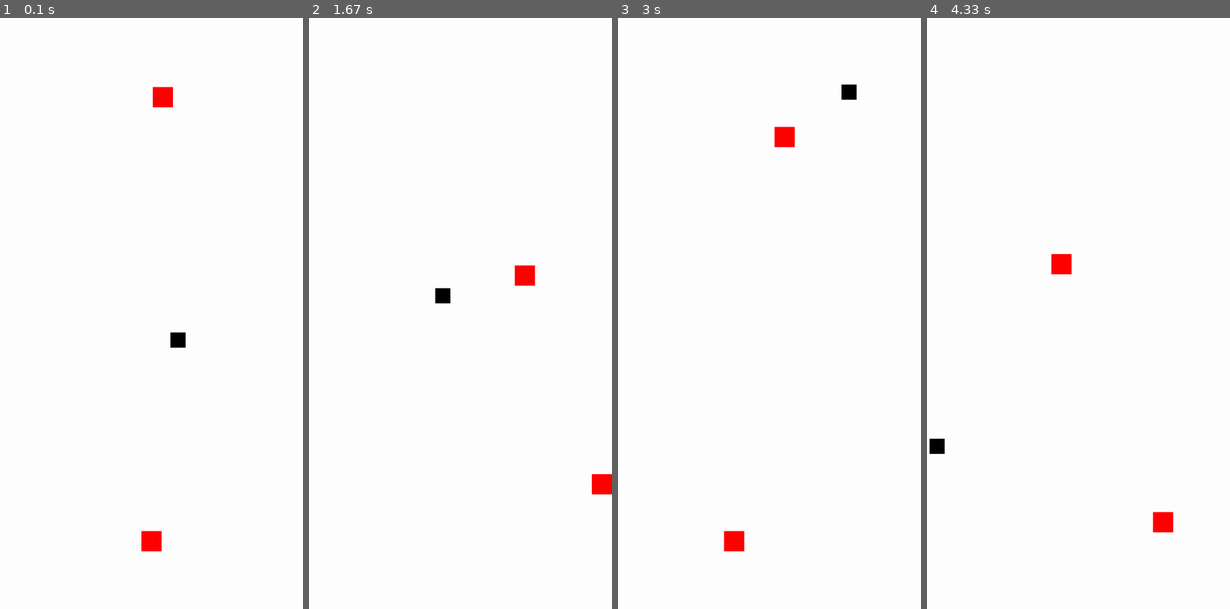
Above: before the commit, frames 1-4 (left to right).
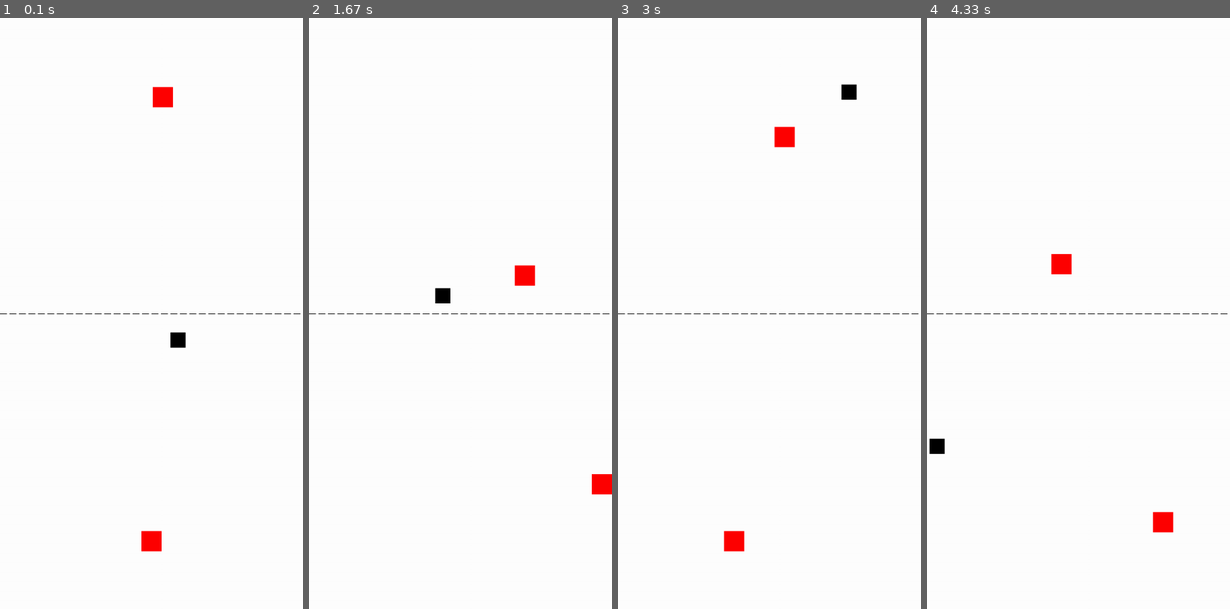
Above: after the commit, the same moments.

Repository: nintanuki/pygame-air-hockey
Game: pygame game, started from main.py
Two runs of this game, one before a commit and one after it. Both use one fixed random seed, a clock stepped at 60 frames per second and the inputs below.
Inputs:
- Up to frame 1 (0.1 s): no input
- Up to frame 2 (1.67 s): hold Right 0.33-0.8 s; hold Up 0.83-1.13 s; hold Right 1.17-1.63 s
- Up to frame 3 (3 s): hold Left 1.67-2.2 s; hold Down 2.23-2.53 s; hold Left 2.57-2.97 s
- Up to frame 4 (4.33 s): hold Up 3-3.37 s; hold Right 3.4-4.03 s; hold Down from 4.07 s (still down)

The runs differ from the first frame. In frame 1, less than 0.1% of the frame differs, in the area x 0-100%, y 50-51%; in frame 2, less than 0.1%; in frame 3, less than 0.1%; in frame 4, less than 0.1%.

Commit message:
Add dotted line

Diff:
--- a/main.py
+++ b/main.py
@@ -80,6 +80,19 @@
         if self.puck.y > self.opponent.y:
             self.opponent.y += OPPONENT_SPEED
 
+    def draw_dotted_line(self):
+        """Draws a dotted line in the middle of the screen across the center of the table"""
+        # Set the starting position
+        y = SCREEN_HEIGHT // 2  # Middle of the screen vertically
+        x = 0  # Start from the left side of the screen
+        segment_length = 10  # Length of each dash
+        gap_length = 5  # Length of the gap between dashes
+
+        # Loop through the width of the screen, drawing segments
+        while x < SCREEN_WIDTH:
+            pygame.draw.line(self.screen, BLACK, (x, y), (x + segment_length, y))
+            x += segment_length + gap_length
+
     def run(self):
         while True:
             for event in pygame.event.get():
@@ -120,6 +133,7 @@
 
             # Visuals
             self.screen.fill(self.bg_color) # Fill the screen with a black background
+            self.draw_dotted_line()
             pygame.draw.rect(self.screen, self.player_color, self.player)
             pygame.draw.rect(self.screen, self.opponent_color, self.opponent)
             pygame.draw.rect(self.screen, self.puck_color, self.puck)
